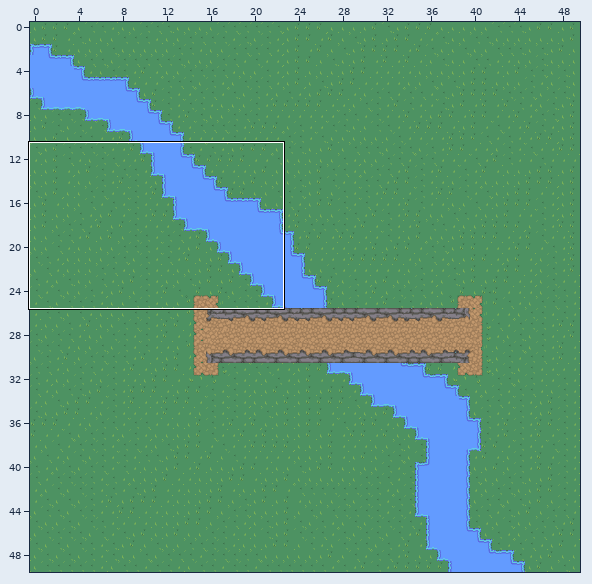
Level history. Tiled map: test_graphique/assets/image/carte.tmx. Above: a wide view before the commit, with the close-up outlined.
Close-up. As it was:
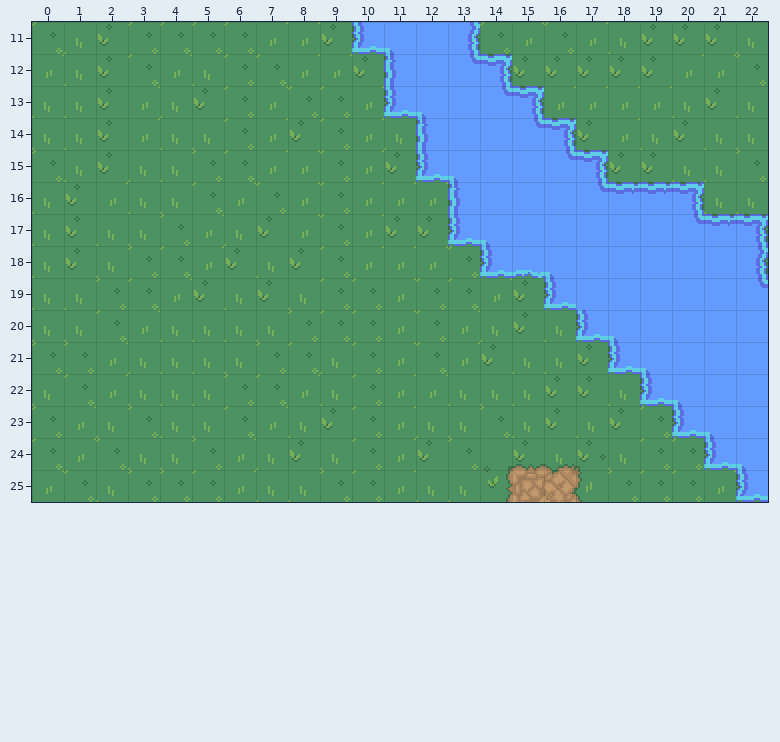
Cells are 16x16 px. Shown: x 0..22, y 11..25. The commit also changed other parts of the map, which this record leaves out.
New version:
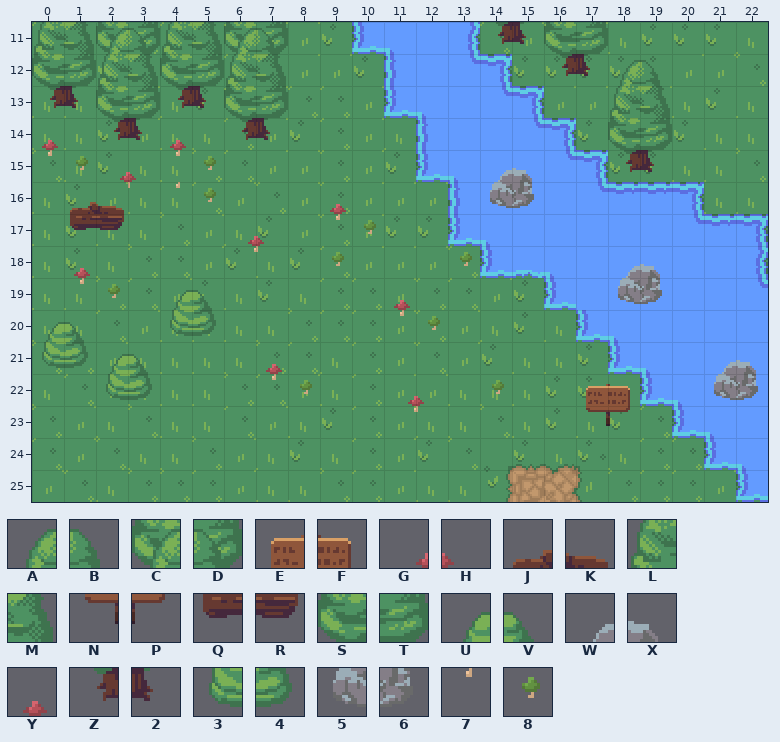
Key: from "nature": A 0, B 1, C 2, D 3, E 4, F 5, G 6, H 7, J 8, K 9, L 40, M 41, N 44, P 45, Q 48, R 49, S 80, T 81, U 82, V 83, W 84, X 85, Y 86, Z 120, 2 121, 3 122, 4 123, 5 124, 6 125, 7 126, 8 127.
_ is an empty cell.
Tiles of an added or newly shown layer are drawn over the layers below it.
The edit:
Layer "deco" (added):
y 11: x 0..7 ________ -> LMCDLMCD; x 14..17 ____ -> Z2ST
y 12: x 0..7 ________ -> STLMSTLM; x 16..19 ____ -> Z2AB
y 13: x 0..7 ________ -> Z2STZ2ST; x 18..19 __ -> LM
y 14: x 0 _ -> Y; x 2..4 ___ -> Z2Y; x 6..7 __ -> Z2; x 18..19 __ -> ST
y 15: x 0..5 ______ -> 78GH78; x 14..15 __ -> WX; x 18..19 __ -> Z2
y 16: x 1..2 __ -> JK; x 4..5 __ -> 78; x 9 _ -> Y; x 14..15 __ -> 56
y 17: x 1..2 __ -> QR; x 6..7 __ -> GH; x 9..10 __ -> 78
y 18: x 1 _ -> Y; x 9 _ -> 8; x 13 _ -> 8; x 18..19 __ -> WX
y 19: x 1..2 __ -> 78; x 4..5 __ -> UV; x 11 _ -> Y; x 18..19 __ -> 56
y 20: x 0..1 __ -> UV; x 4..5 __ -> 34; x 11..12 __ -> 78
y 21: x 0..3 ____ -> 34UV; x 7 _ -> Y; x 21..22 __ -> WX
y 22: x 2..3 __ -> 34; x 7..8 __ -> 78; x 11..12 __ -> GH; x 14 _ -> 8; x 17..18 __ -> EF; x 21..22 __ -> 56
y 23: x 17..18 __ -> NP
